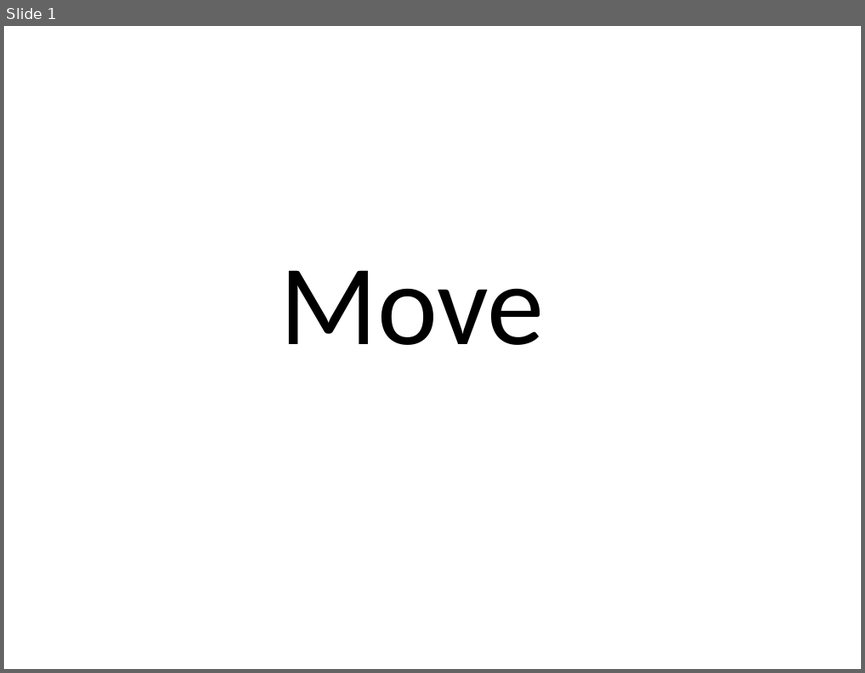
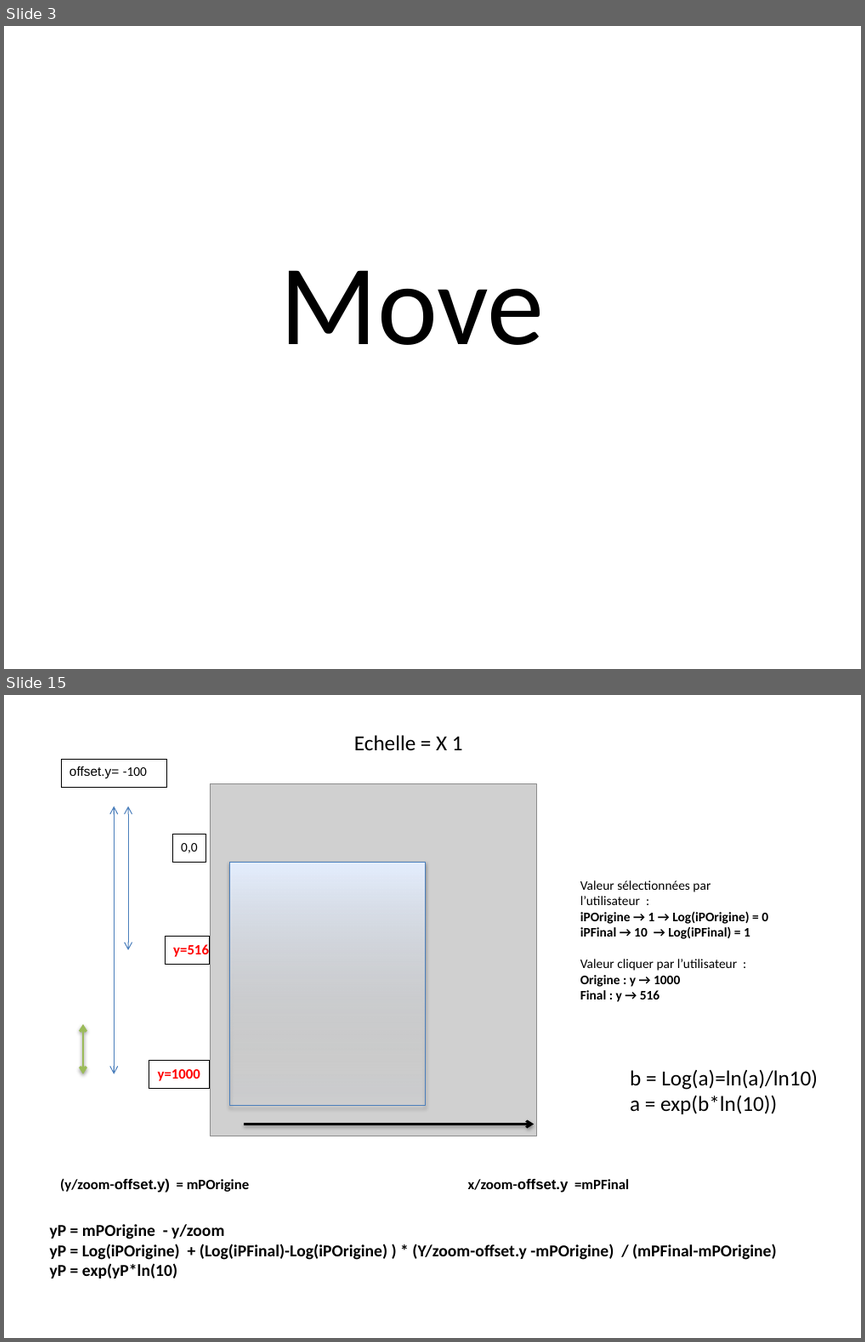
Before and after one commit to ckl67/PAC-Tool, a slide deck: prog_help/EnthalpyDraw.pptx. Shown one above the other, each under a label of ours: slide 1 before the commit, slides 3 and 15 after it; the slides between them are not shown. The pictures are 865x673 and 865x1342 pixels, drawn with LibreOffice and Linux fonts; fonts in the diff are those of the drawing; grey boxes stand for pictures. Boxes give left, top, right and bottom in pixels: in the first picture for what was removed or moved away, otherwise in the second. Text is boxed around its words. In the diff, an @@ line names an element or a change of style, - is before the commit and + after.

```diff
--- a/prog_help/EnthalpyDraw.pptx
+++ b/prog_help/EnthalpyDraw.pptx
@@ slide 15 added at [4,695,861,1338], background #FFFFFF @@
@@ text added at [354,735,463,750], 18 pt, text #000000 @@
+Echelle = X 1
@@ rectangle added at [61,760,167,787], fill #FFFFFF, outline #000000 0.5 pt, 11 pt, text #000000 @@
+offset.y= -100
@@ picture added at [211,784,536,1136] @@
@@ double arrow added from (114, 1074) to (114, 806), #4B7EBC 0.75 pt @@
@@ double arrow added from (128, 950) to (128, 806), #4B7EBC 0.75 pt @@
@@ rectangle added at [173,834,206,862], fill #FFFFFF, outline #000000 0.5 pt, 11 pt, text #000000 @@
+0,0
@@ rectangle added at [230,862,426,1106], fill gradient #A4C4FF to #FFFFFF to #E6EEFF, outline #4B7EBC 0.75 pt @@
@@ text added at [580,880,768,1002], 11 pt, text #000000, bold @@
+Valeur sélectionnées par l’utilisateur :
+iPOrigine → 1 → Log(iPOrigine) = 0
+iPFinal → 10 → Log(iPFinal) = 1
+Valeur cliquer par l’utilisateur :
+Origine : y → 1000
+Final : y → 516
@@ rectangle added at [166,936,210,964], fill #FFFFFF, outline #000000 0.5 pt, 12 pt, text #FF0000, bold @@
+y=516
@@ double arrow added from (83, 1074) to (83, 1024), #9BBB59 2 pt @@
@@ rectangle added at [148,1060,209,1088], fill #FFFFFF, outline #000000 0.5 pt, 12 pt, text #FF0000, bold @@
+y=1000
@@ text added at [630,1069,817,1114], 18 pt, text #000000 @@
+b = Log(a)=ln(a)/ln10)
+a = exp(b*ln(10))
@@ arrow added from (244, 1123) to (534, 1123), #000000 2 pt @@
@@ text added at [60,1178,250,1192], 12 pt, text #000000, bold @@
+(y/zoom-offset.y) = mPOrigine
@@ text added at [468,1179,629,1192], 12 pt, text #000000, bold @@
+x/zoom-offset.y =mPFinal
@@ text added at [50,1224,777,1278], 14 pt, text #000000, bold @@
+yP = mPOrigine - y/zoom
+yP = Log(iPOrigine) + (Log(iPFinal)-Log(iPOrigine) ) * (Y/zoom-offset.y -mPOrigine) / (mPFinal-mPOrigine)
+yP = exp(yP*ln(10)
@@ what was slide 1 is now slide 3 @@
```
Also in this commit, not shown: 9 slides changed, 4 other slides added, 3 slides removed, 10 other files.
